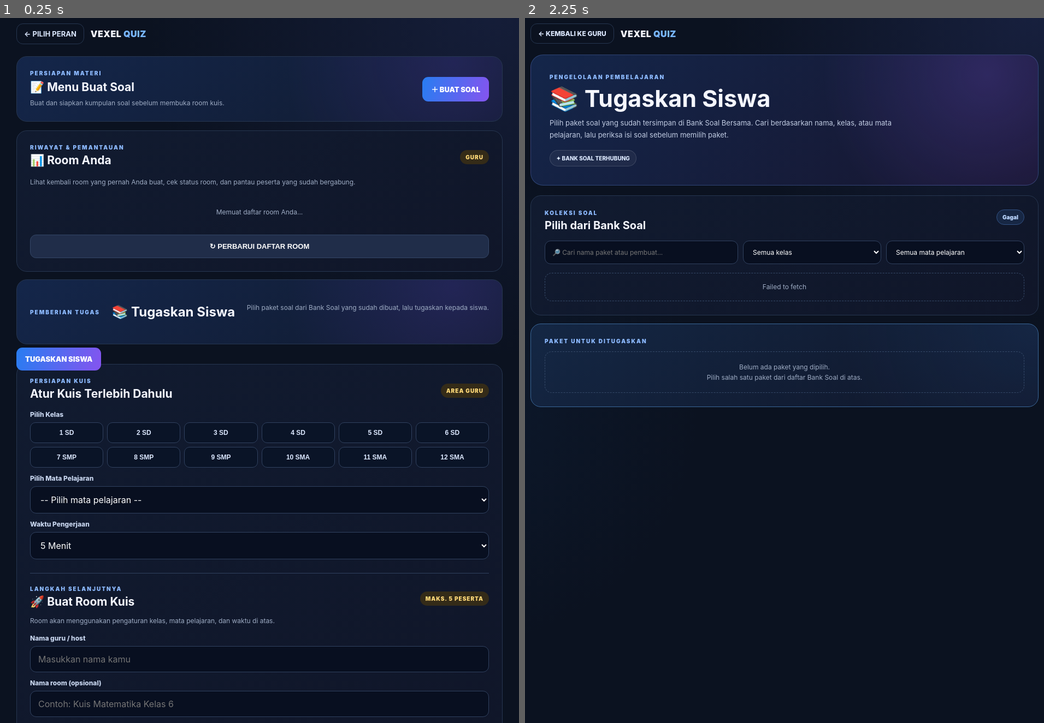
Above: before the commit, frames 1-2 (left to right).
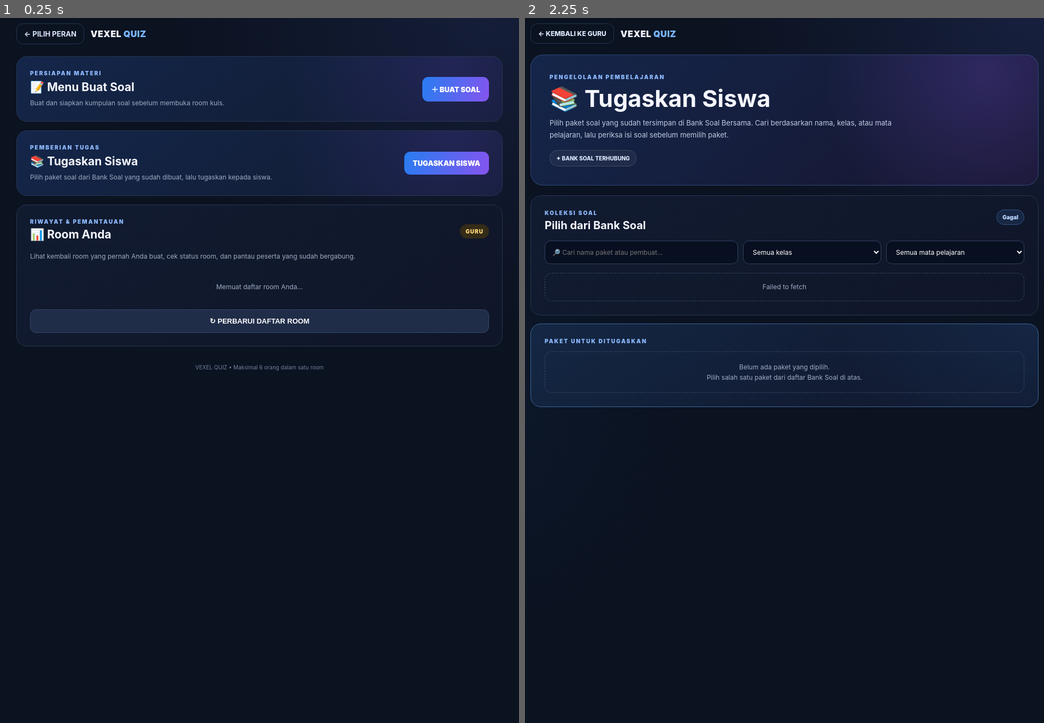
Above: after the commit, the same moments.

Repository: vexelkang-cell/gamepai
Game: browser game, page vexel-quiz/guru/index.html
Two runs of this game, one before a commit and one after it. Both use one fixed random seed, a clock stepped at 60 frames per second and the inputs below.
Inputs:
- Up to frame 1 (0.25 s): no input
- Up to frame 2 (2.25 s): click "↻ PERBARUI DAFTAR ROOM" at 1.27 s; click "↻ PERBARUI DAFTAR ROOM" at 1.87 s; click "TUGASKAN SISWA" at 2.02 s

The runs differ from the first frame. In frame 1, 13% of the frame differs, in the area x 3-97%, y 16-100%; in frame 2, nothing differs.
Error in both runs: TypeError: Cannot read properties of null (reading 'addEventListener')

Commit message:
Restore teacher assignment menu layout

Diff:
--- a/vexel-quiz/guru/index.html
+++ b/vexel-quiz/guru/index.html
@@ -52,16 +52,18 @@
  <div class="question-menu-copy"><div class="eyebrow">PERSIAPAN MATERI</div><h2>📝 Menu Buat Soal</h2><p class="sub">Buat dan siapkan kumpulan soal sebelum membuka room kuis.</p></div>
  <a class="btn question-menu-button" id="makeQuestions" href="/vexel-quiz/guru/soal/">＋ BUAT SOAL</a>
 </section>
+<section class="card question-menu-card assignment-menu-card">
+ <div class="question-menu-copy"><div class="eyebrow">PEMBERIAN TUGAS</div><h2>📚 Tugaskan Siswa</h2><p class="sub">Pilih paket soal dari Bank Soal yang sudah dibuat, lalu tugaskan kepada siswa.</p></div>
+ <a class="btn question-menu-button" id="assignStudents" href="/vexel-quiz/guru/tugas/">TUGASKAN SISWA</a>
+</section>
 <section class="card" id="myRoomsCard">
  <div class="heading"><div><div class="eyebrow">RIWAYAT & PEMANTAUAN</div><h2>📊 Room Anda</h2></div><span class="status">GURU</span></div>
  <p class="sub">Lihat kembali room yang pernah Anda buat, cek status room, dan pantau peserta yang sudah bergabung.</p>
  <div id="myRoomsList" class="room-list"><div class="empty">Memuat daftar room Anda...</div></div>
  <button class="btn secondary full" id="refreshMyRooms" type="button" style="margin-top:12px">↻ PERBARUI DAFTAR ROOM</button>
 </section>
-<section class="card question-menu-card assignment-menu-card>
- <div class="question-menu-copy"><div class="eyebrow">PEMBERIAN TUGAS</div><h2>📚 Tugaskan Siswa</h2><p class="sub">Pilih paket soal dari Bank Soal yang sudah dibuat, lalu tugaskan kepada siswa.</p></div>
- <a class="btn question-menu-button" id="assignStudents" href="/vexel-quiz/guru/tugas/">TUGASKAN SISWA</a>
-</section>
+
+
 <section class="card quiz-workspace">
  <div class="heading"><div><div class="eyebrow">PERSIAPAN KUIS</div><h2>Atur Kuis Terlebih Dahulu</h2></div><span class="status">AREA GURU</span></div>
  <div class="field"><label>Pilih Kelas</label><div class="class-picker" id="classPicker" role="group" aria-label="Pilih kelas">
